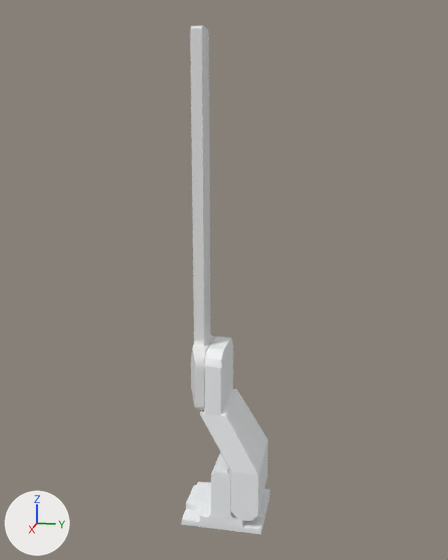
A saved change to the COLLADA model custom_description/meshes/finger.dae.
Camera for both pictures: a 50 mm lens placed at (0.1661, 0.0465, 0.1141), pointed at (-0.0006, 0.0131, 0.0724). Every picture has the same lights, and +X, +Y and +Z are marked at lower left. Where no turn or scale is listed for an object, it has been applied to the vertices.

Objects in the first picture: 'Fingertip Spongemm', 'node1'.
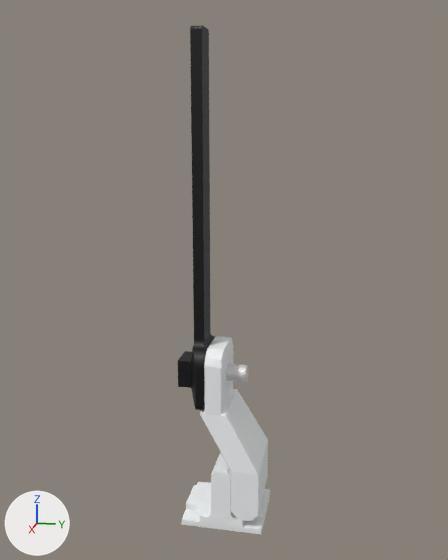
Where the change shows, as pixel boxes [x1, y1, x2, y2] in the pictures (448 x 560 px):
'Fingertip Spongemm', recoloured (grey to black)
    both: [190, 25, 215, 410]
'Cube', added (black)
    after: [178, 351, 192, 388]
'Cylinder', added
    after: [226, 364, 248, 382]

The change in detail:
Material 'Material.001' (mat_material_001) is new.
Its base color is (0.0, 0.0, 0.0) (black #000000).
Material 'Material.003' (mat_material_003) is new.
Its base color is (0.723, 0.723, 0.723) (light grey #dddddd).
Its metallic is 0.5.
Material 'Material.002' (mat_material_002) is new.
Its base color is (0.0, 0.0, 0.0) (black #000000).
me_fingertip_spongemm has 528 vertices, 1052 faces and spans x -0.009..0.009, y -0.005..0.005, z -0.009..0.094.
me_fingertip_spongemm now uses material mat_material_001 (black #000000).
Mesh me_cylinder_001 is new.
It is a 32-sided cylinder along y spanning x -0.0025..0.0025, y -0.005..0.005, z -0.0025..0.0025.
It uses material mat_material_003 (light grey #dddddd).
Mesh me_cube_002 is new.
It is a box spanning x -0.004..0.004, y -0.0025..0.0025, z -0.004..0.004.
It uses material mat_material_002 (black #000000).
Object 'Cylinder' (ob_cylinder) is new; it shows me_cylinder_001.
Its location is (0.0, 0.015, 0.045).
Object 'Cube' (ob_cube) is new; it shows me_cube_002.
Its location is (0.0, 0.003, 0.045).
